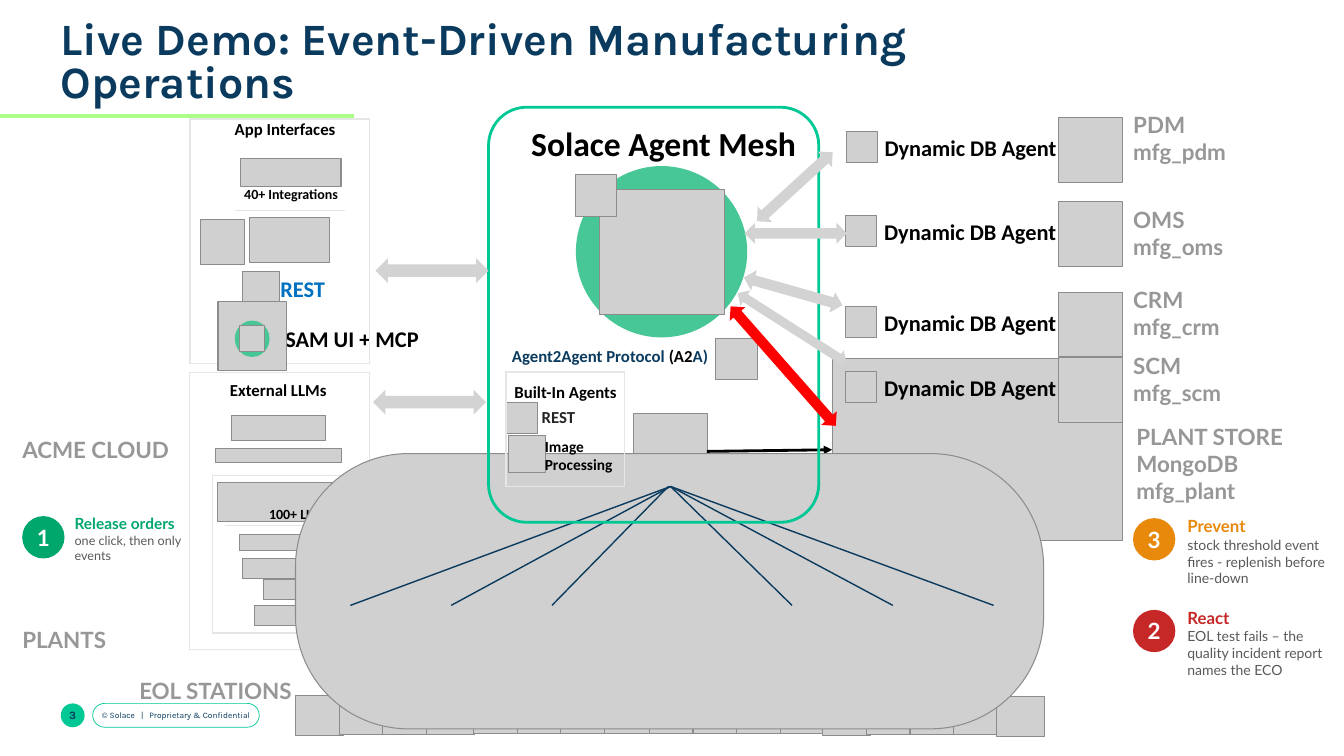
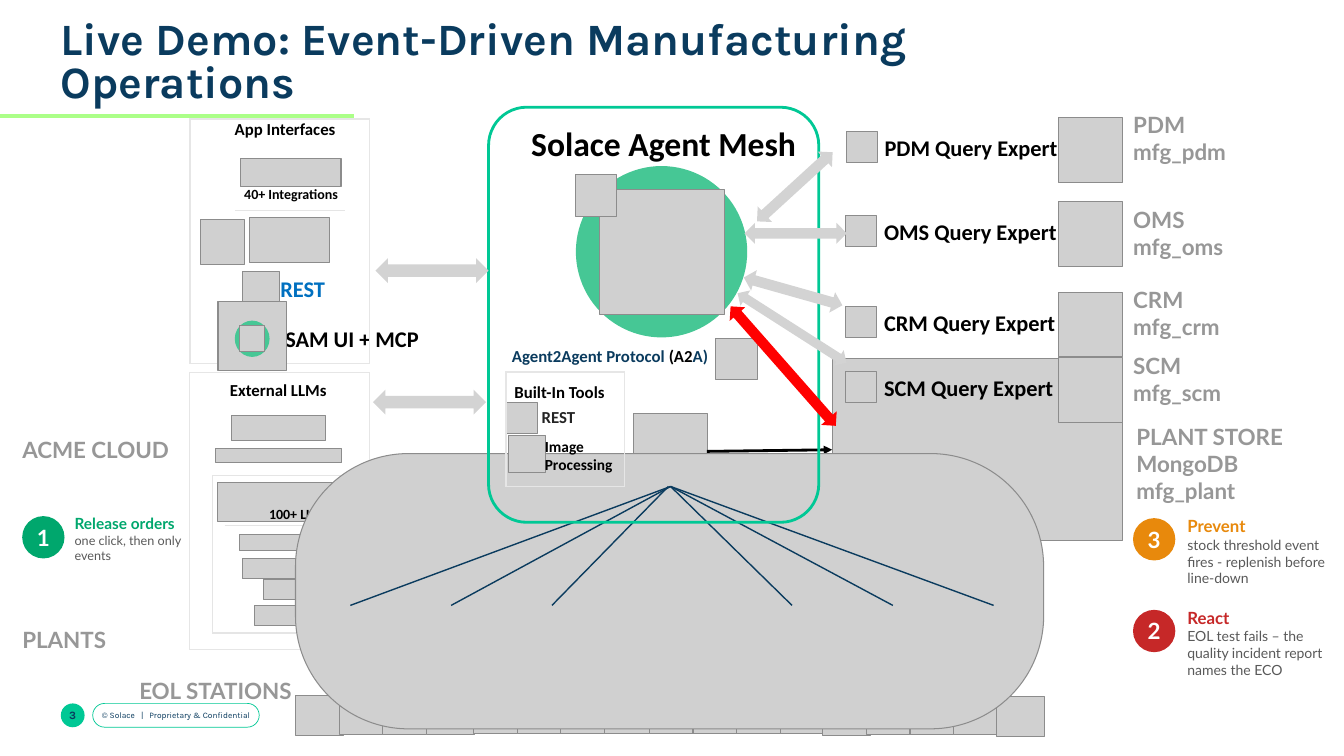
Before and after one commit to martensa/solace-demo-artifacts, a slide deck: slide 3 of sam-manufacturing-ops-demo/slides/SAM v2 - AI Worker Lifecycle Manufacturing.pptx. Drawn at 1344x756 pixels with LibreOffice and Linux fonts; fonts in the diff are those of the drawing; grey boxes stand for pictures; background and template pictures are left out. Boxes give left, top, right and bottom in pixels: in the first picture for what was removed or moved away, otherwise in the second. Text is boxed around its words. In the diff, an @@ line names an element or a change of style, - is before the commit and + after.

```diff
--- a/sam-manufacturing-ops-demo/slides/SAM v2 - AI Worker Lifecycle Manufacturing.pptx
+++ b/sam-manufacturing-ops-demo/slides/SAM v2 - AI Worker Lifecycle Manufacturing.pptx
@@ text at (885, 141, 1057, 160): text changed @@
-Dynamic DB Agent
+PDM Query Expert
@@ text at (884, 225, 1056, 244): text changed @@
-Dynamic DB Agent
+OMS Query Expert
@@ text at (884, 316, 1055, 335): text changed @@
-Dynamic DB Agent
+CRM Query Expert
@@ text at (514, 386, 605, 398): text changed @@
-Built-In Agents
+Built-In Tools
@@ text at (884, 381, 1053, 400): text changed @@
-Dynamic DB Agent
+SCM Query Expert
```
Also in this commit, not shown: 3 other slides changed, 3 other files.
